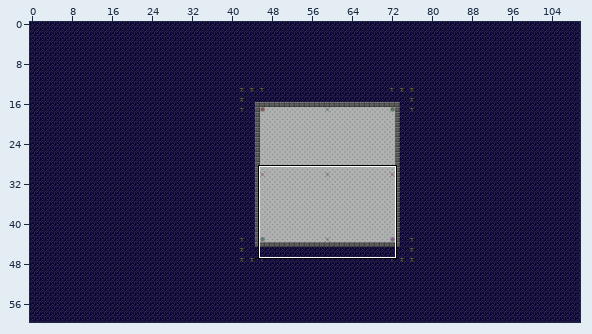
Tiled map -- core/assets/maps/TestMap.tmx. Above, an overview of the earlier version with the close-up marked.
Close-up. First the earlier version:
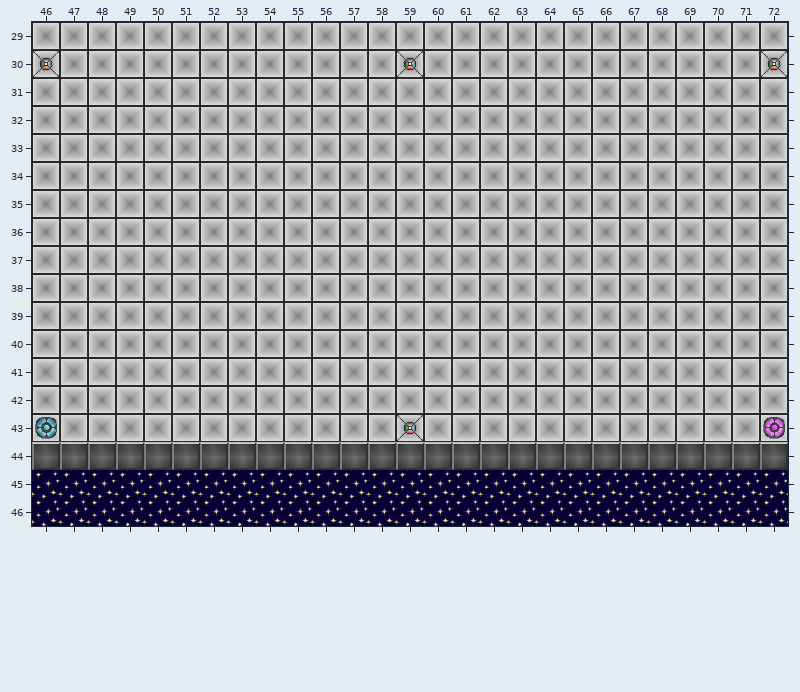
Cells are 32x32 px. Shown: x 46..72, y 29..46. The commit also changed other parts of the map, which this record leaves out.
After:
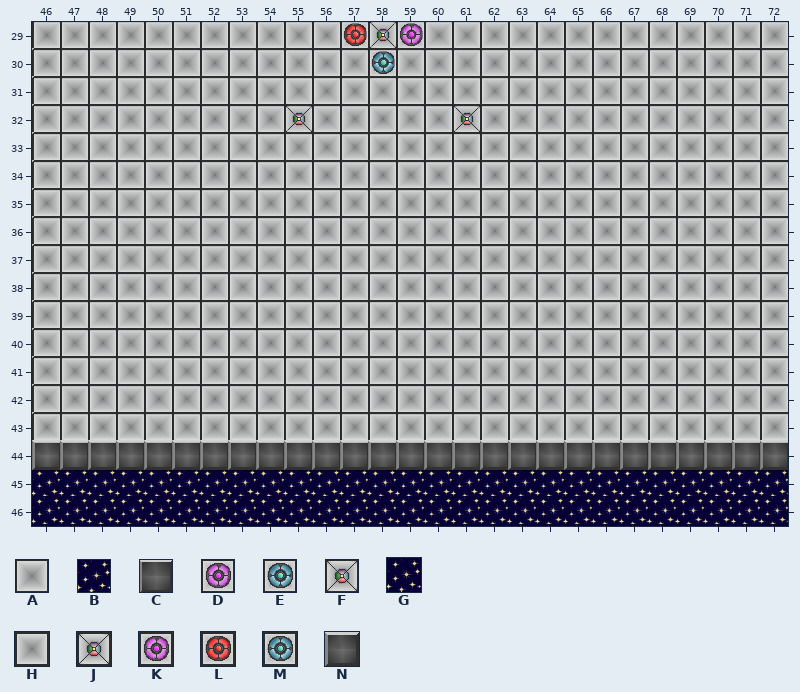
Key: from "Map Tiles": A 0, B 1, C 3, D 8, E 11, F 24; from "background": G 0, H 1, J 2, K 4, L 6, M 7, N 8.
_ is an empty cell, # one hidden under a higher layer.
Tiles of an added or newly shown layer are drawn over the layers below it.
Diff:
Layer "Background" (added):
y 29: x 46..56 ___________ -> GGGGGGGGGGG; x 58 _ -> G; x 60..72 _____________ -> GGGGGGGGGGGGG
y 30: x 46..57 ____________ -> GGGGGGGGGGGG; x 59..72 ______________ -> GGGGGGGGGGGGGG
y 31..43: x 46..72 ___________________________ -> GGGGGGGGGGGGGGGGGGGGGGGGGGG
y 45..46: x 46..72 ___________________________ -> GGGGGGGGGGGGGGGGGGGGGGGGGGG
Layer "Floor":
y 29: x 46..72 AAAAAAAAAAAAAAAAAAAAAAAAAAA -> HHHHHHHHHHHLJKHHHHHHHHHHHHH
y 30: x 46..72 FAAAAAAAAAAAAFAAAAAAAAAAAAF -> HHHHHHHHHHHHMHHHHHHHHHHHHHH
y 31: x 46..72 AAAAAAAAAAAAAAAAAAAAAAAAAAA -> HHHHHHHHHHHHHHHHHHHHHHHHHHH
y 32: x 46..72 AAAAAAAAAAAAAAAAAAAAAAAAAAA -> HHHHHHHHHJHHHHHJHHHHHHHHHHH
y 33..42: x 46..72 AAAAAAAAAAAAAAAAAAAAAAAAAAA -> HHHHHHHHHHHHHHHHHHHHHHHHHHH
y 43: x 46..72 EAAAAAAAAAAAAFAAAAAAAAAAAAD -> HHHHHHHHHHHHHHHHHHHHHHHHHHH
Layer "Blocks":
y 43: x 63..70 AAAAAAAA -> ________
y 44: x 46..72 CCCC#CCCCCCCCCCCCCCCCCCCCCC -> NNNNNNNNNNNNNNNNNNNNNNNNNNN
y 45..46: x 46..72 BBBBBBBBBBBBBBBBBBBBBBBBBBB -> ___________________________
Layer "Bombs":
y 42: x 50..56 AAAAAAA -> _______
y 43: x 70 A -> _
y 44: x 50 C -> _
